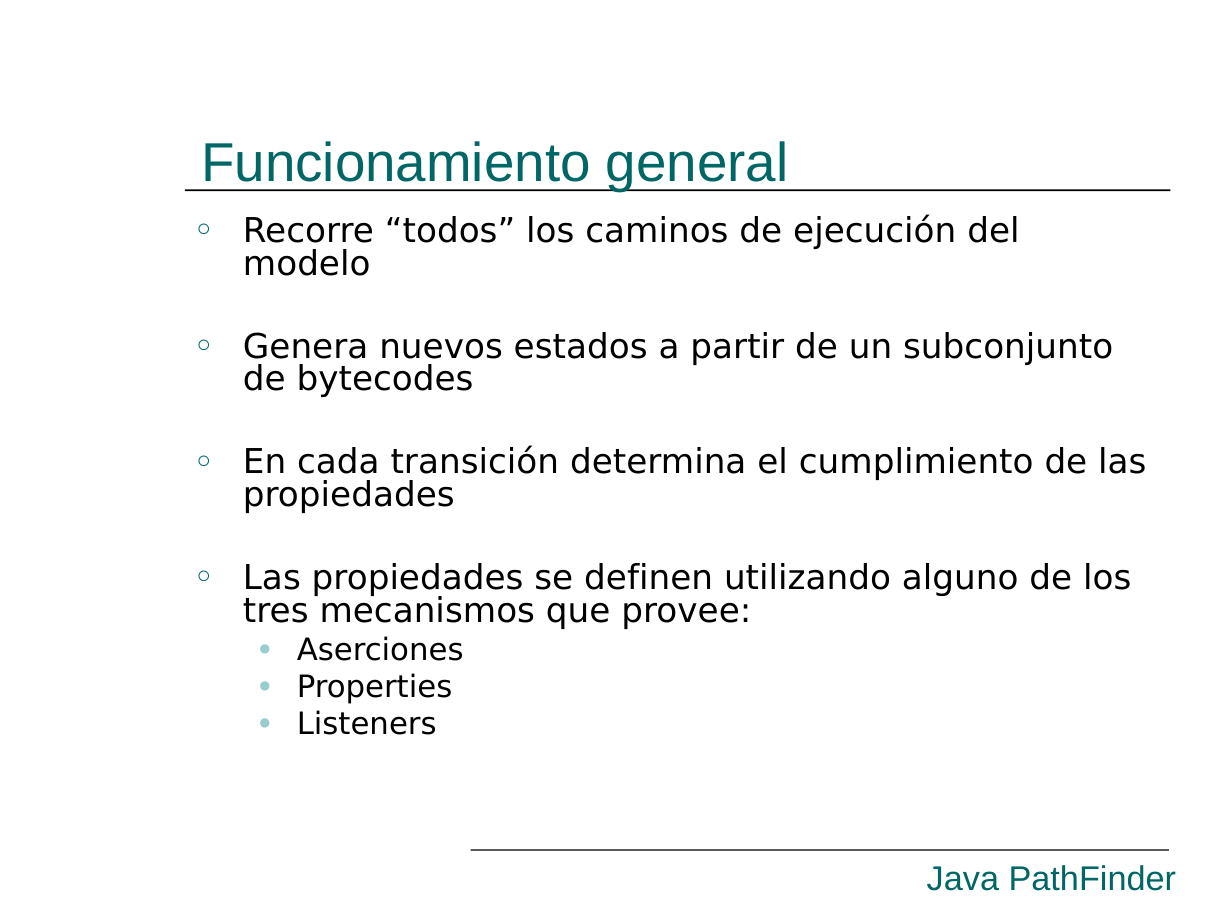
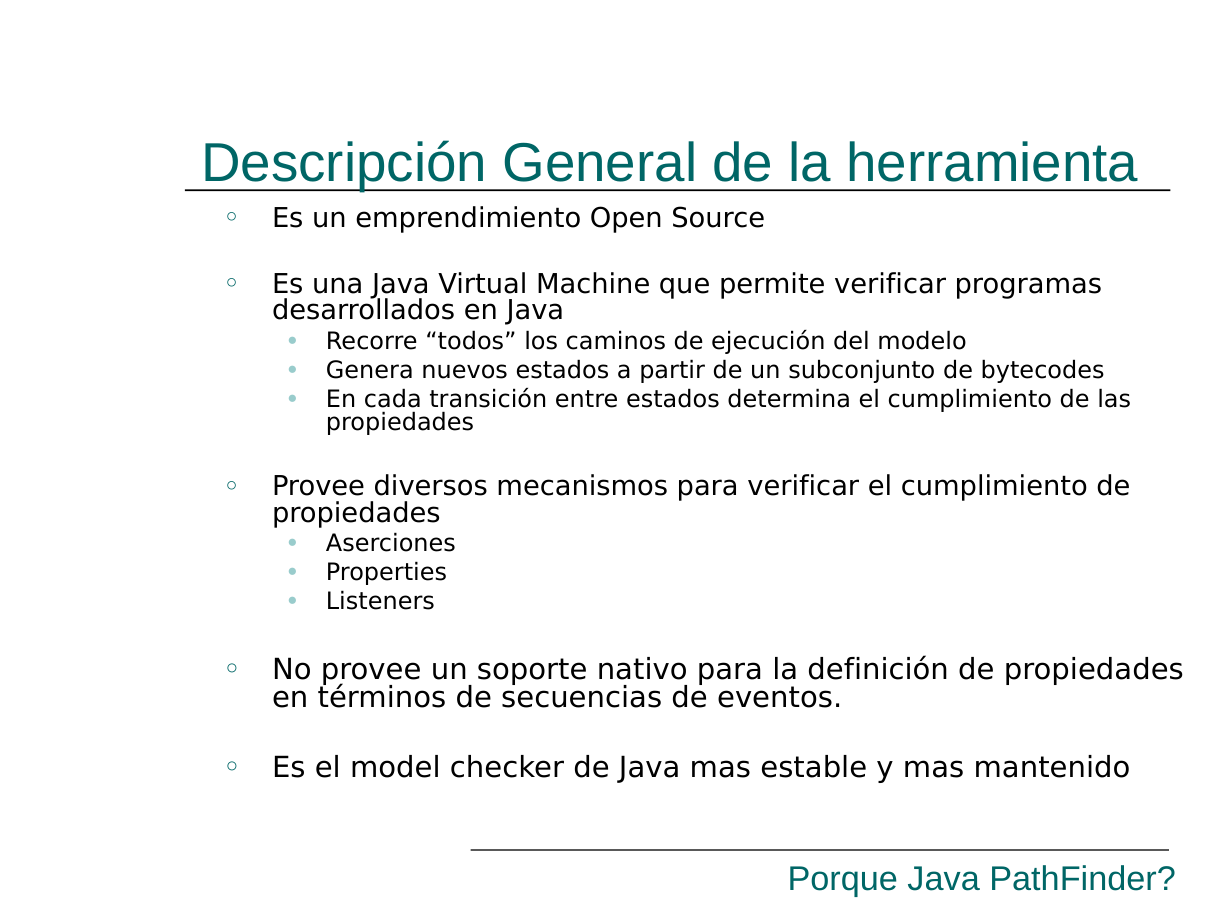
Before and after one commit to hugomelendez/tesis-jpf-2006, a slide deck: slide 15 of tesis-doc/Presentación.ppt (slide 17 before the commit). Drawn at 1232x924 pixels with LibreOffice and Linux fonts; fonts in the diff are those of the drawing. Boxes give left, top, right and bottom in pixels: in the first picture for what was removed or moved away, otherwise in the second. Text is boxed around its words. In the diff, an @@ line names an element or a change of style, - is before the commit and + after.

```diff
--- a/tesis-doc/Presentación.ppt
+++ b/tesis-doc/Presentación.ppt
@@ title at (201, 140, 1138, 191): text changed @@
-Funcionamiento general
+Descripción General de la herramienta
@@ text "Es un emprendimiento Open Source": place and size @@
-text "Es un emprendimiento Open Source" at (243, 215, 1146, 735)
+text "Es un emprendimiento Open Source" at (272, 206, 1184, 783)
@@ text at (272, 206, 1102, 325): paragraphs added @@
+○ Es un emprendimiento Open Source
+○ Es una Java Virtual Machine que permite verificar programas desarrollados en Java
@@ text at (326, 329, 1105, 610): size 20 to 14 pt in "Recorre “todos” los caminos de ejecución del ...", "Genera nuevos estados a partir de un ..."; size 18 to 14 pt in "Aserciones", "Properties", "Listeners"; bullet ○ to ●; list level 1 to 2 in "Recorre “todos” los caminos de ..."; bullet colour #006666 to #99CCCC; list level 1 to 2 in "Genera nuevos estados a partir ..."; less space between paragraphs @@
@@ text at (272, 387, 1131, 528): text changed; size 20 to 14 pt @@
-○ En cada transición determina el cumplimiento de las propiedades
-○ Las propiedades se definen utilizando alguno de los tres mecanismos que provee:
+  ● En cada transición entre estados determina el cumplimiento de las propiedades
+○ Provee diversos mecanismos para verificar el cumplimiento de propiedades
@@ text at (272, 655, 1184, 783): paragraphs added @@
+○ No provee un soporte nativo para la definición de propiedades en términos de secuencias de eventos.
+○ Es el model checker de Java mas estable y mas mantenido
@@ text at (788, 865, 1176, 896): text changed @@
-Java PathFinder
+Porque Java PathFinder?
```
Also in this commit, not shown: 23 other slides changed, 4 slides added, 10 slides removed.
